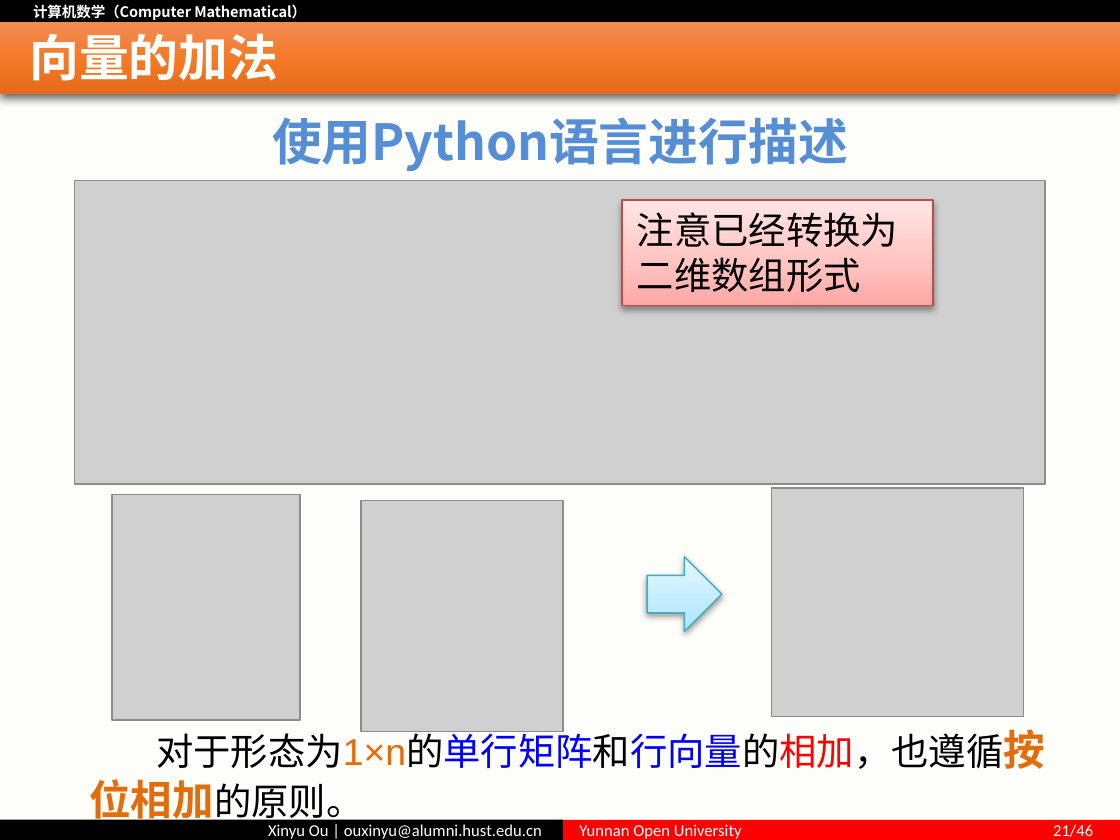
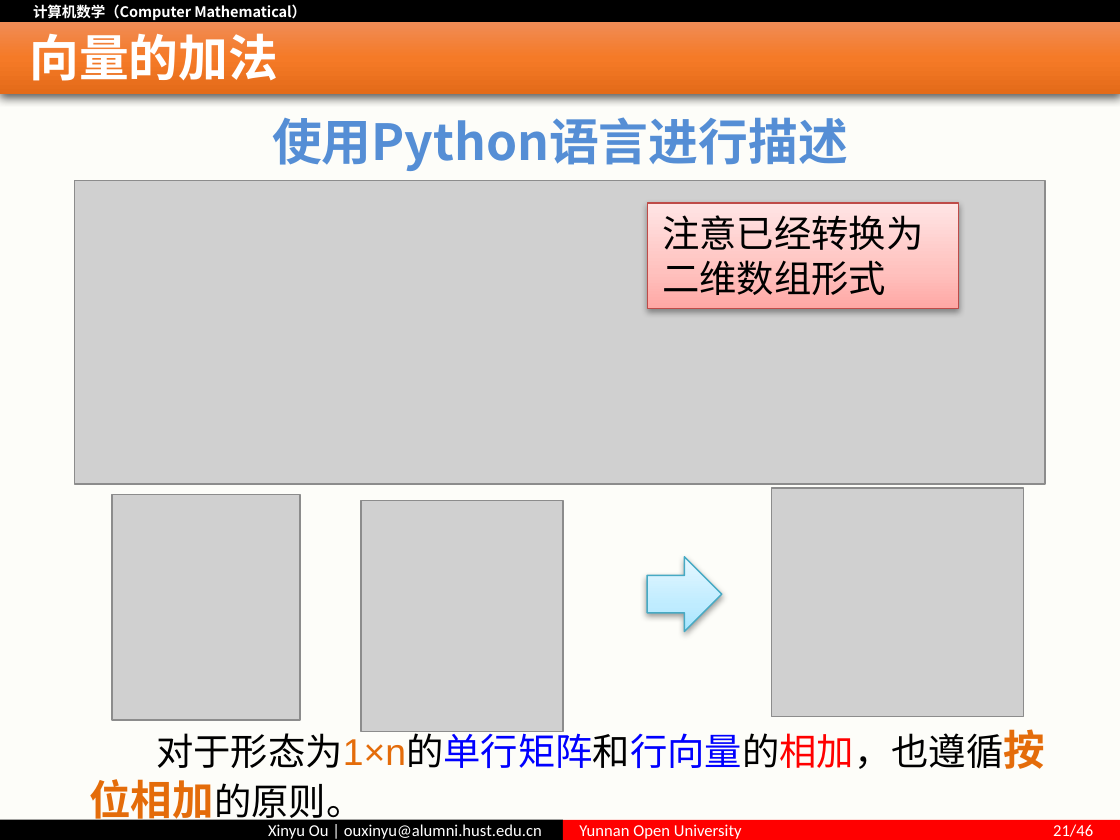
Before and after one commit to ouxinyu/Teaching, a slide deck: slide 21 of ComputerMath/PPT/第02讲 描述空间的工具—向量.pptx. Drawn at 1120x840 pixels with LibreOffice and Linux fonts; fonts in the diff are those of the drawing; grey boxes stand for pictures. Boxes give left, top, right and bottom in pixels: in the first picture for what was removed or moved away, otherwise in the second. Text is boxed around its words. In the diff, an @@ line names an element or a change of style, - is before the commit and + after.

```diff
--- a/ComputerMath/PPT/第02讲 描述空间的工具—向量.pptx
+++ b/ComputerMath/PPT/第02讲 描述空间的工具—向量.pptx
@@ rectangle "注意已经转换为二维数组形式": place and size @@
-rectangle "注意已经转换为二维数组形式" at box(623, 200, 933, 306)
+rectangle "注意已经转换为二维数组形式" at box(648, 203, 959, 309)
```
Also in this commit, not shown: 6 other slides changed, 1 other file.
